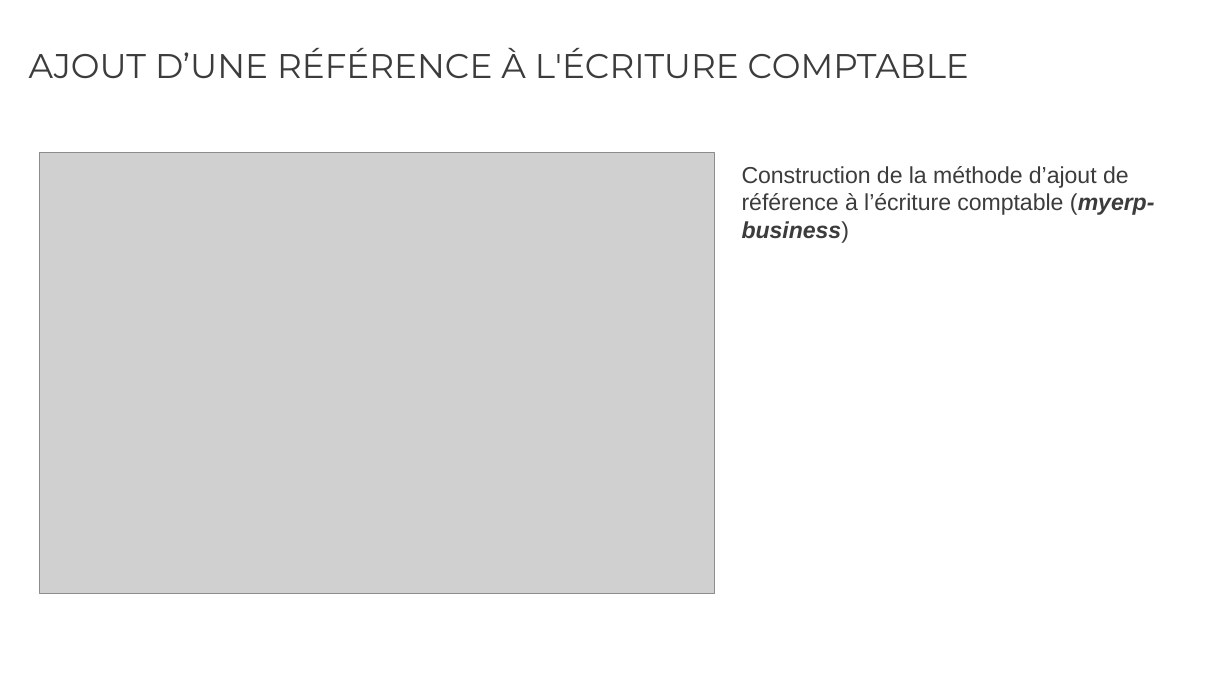
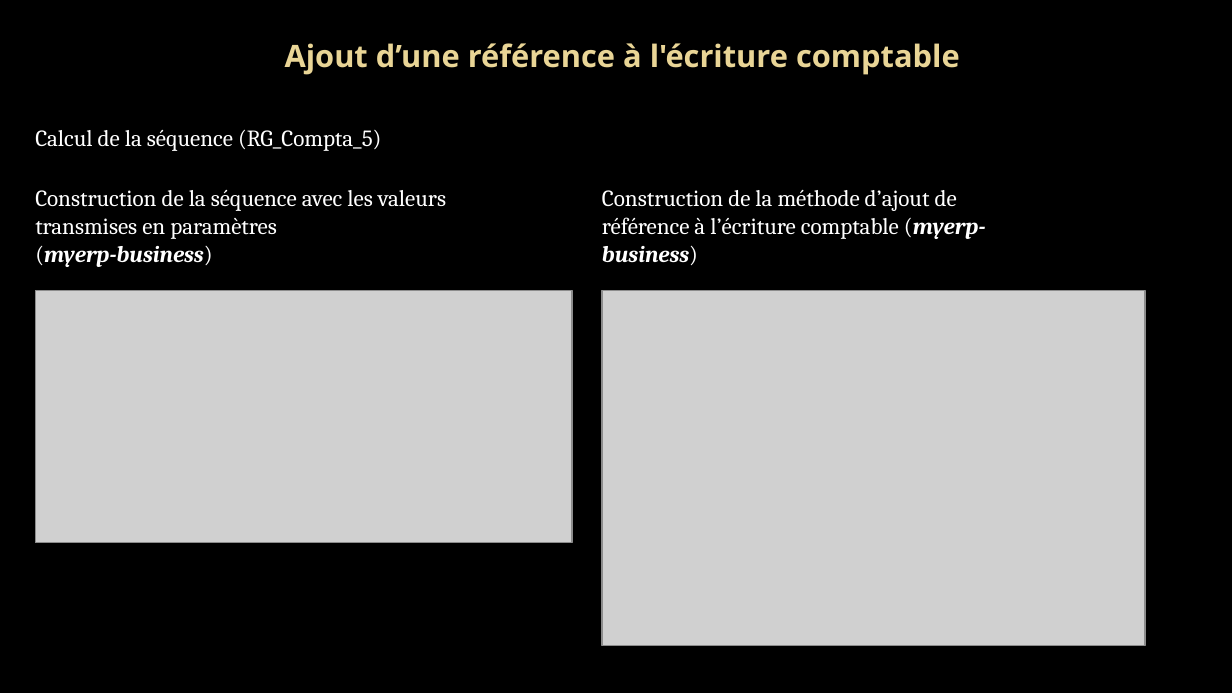
Before and after one commit to rvallet/ocp9-projetB4, a slide deck: slide 9 of doc/Présentation_OCP9_projetB4.pptx (slide 4 before the commit). Drawn at 1232x693 pixels with LibreOffice and Linux fonts; fonts in the diff are those of the drawing; grey boxes stand for pictures; background and template pictures are left out. Boxes give left, top, right and bottom in pixels: in the first picture for what was removed or moved away, otherwise in the second. Text is boxed around its words. In the diff, an @@ line names an element or a change of style, - is before the commit and + after.

```diff
--- a/doc/Présentation_OCP9_projetB4.pptx
+++ b/doc/Présentation_OCP9_projetB4.pptx
@@ background #FFFFFF to picture (left out) @@
@@ text at [285,43,960,75]: text changed; size 20 to 18 pt; font Montserrat to Noto Sans; text colour #3C3C3C to gradient #EAD696 to #E7D081; bold on @@
-AJOUT D’UNE RÉFÉRENCE À L'ÉCRITURE COMPTABLE
+Ajout d’une référence à l'écriture comptable
@@ text added at [35,130,381,151], 13.5 pt, text #FFFFFF @@
+Calcul de la séquence (RG_Compta_5)
@@ text added at [35,190,446,267], 13.5 pt, text #FFFFFF @@
+Construction de la séquence avec les valeurs transmises en paramètres
+(myerp-business)
@@ text "Construction de la méthode d’ajout ...": place and size @@
-text "Construction de la méthode d’ajout ..." at [742,166,1155,243]
+text "Construction de la méthode d’ajout ..." at [602,190,986,265]
@@ text "Construction de la méthode d’ajout ..." at [602,190,986,265]: font Arial to Cambria, text colour #3C3C3C to #FFFFFF @@
@@ picture added at [36,291,573,543] @@
@@ picture: place and size @@
-picture at [39,153,715,594]
+picture at [602,291,1146,646]
```
Also in this commit, not shown: 10 other slides changed, 4 slides added.
